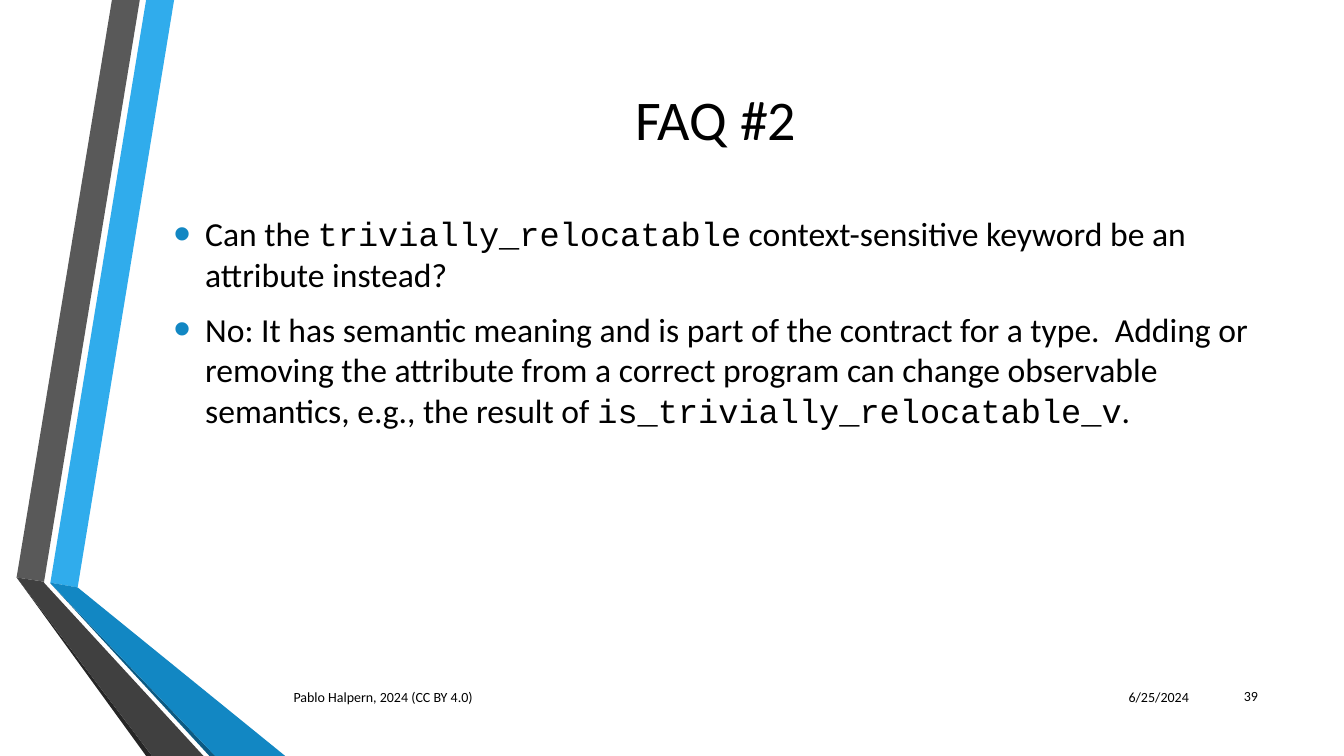
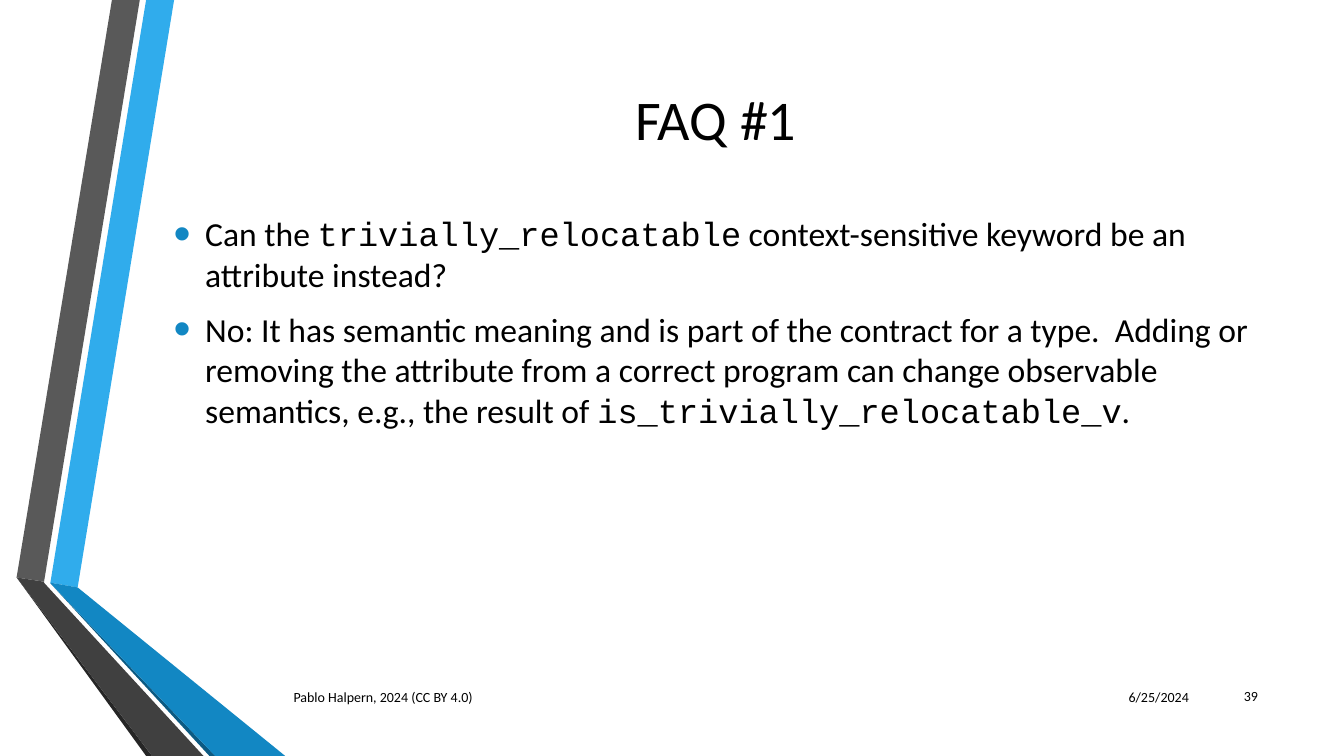
Before and after one commit to phalpern/WG21-halpern, a slide deck: slide 39 of relocate/Trivial Relocation - St. Louis 06-2024.pptx. Drawn at 1344x756 pixels with LibreOffice and Linux fonts; fonts in the diff are those of the drawing; background and template pictures are left out. Boxes give left, top, right and bottom in pixels: in the first picture for what was removed or moved away, otherwise in the second. Text is boxed around its words. In the diff, an @@ line names an element or a change of style, - is before the commit and + after.

```diff
--- a/relocate/Trivial Relocation - St. Louis 06-2024.pptx
+++ b/relocate/Trivial Relocation - St. Louis 06-2024.pptx
@@ title at bbox=[635, 102, 796, 148]: text changed @@
-FAQ #2
+FAQ #1
```
Also in this commit, not shown: 18 other slides changed, 1 slide added.
